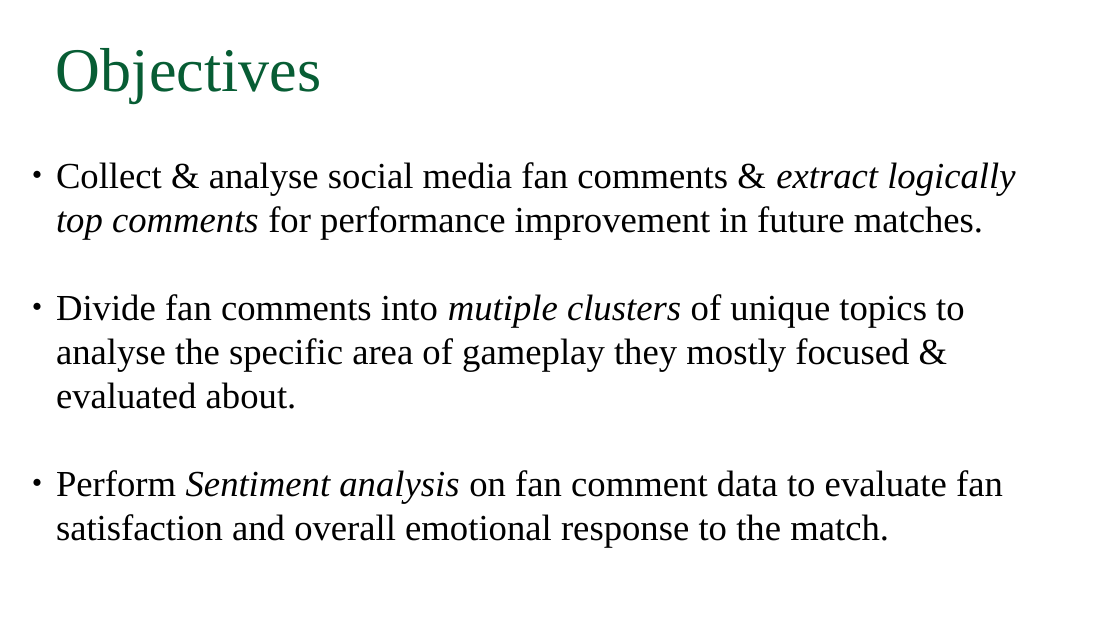
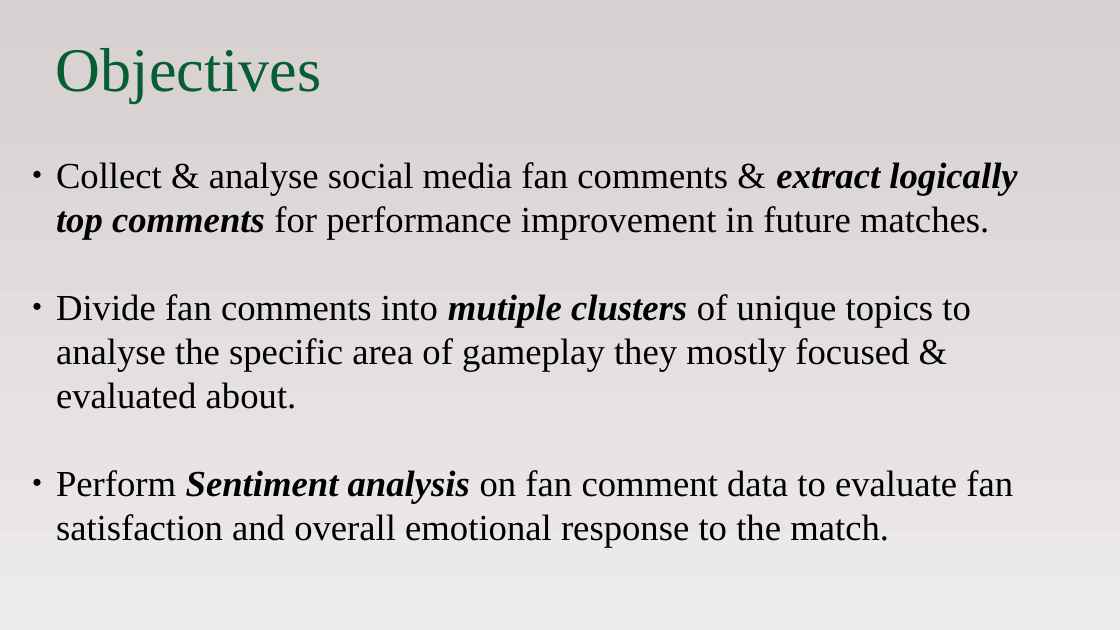
Before and after one commit to alfinwilliam/Sports-Match-Analysis-using-Social-Media-Mining, a slide deck: slide 9 of docs/projectppt.odp (slide 10 before the commit). Drawn at 1120x630 pixels with LibreOffice and Linux fonts; fonts in the diff are those of the drawing. Boxes give left, top, right and bottom in pixels: in the first picture for what was removed or moved away, otherwise in the second. Text is boxed around its words. In the diff, an @@ line names an element or a change of style, - is before the commit and + after.

```diff
--- a/docs/projectppt.odp
+++ b/docs/projectppt.odp
@@ background #FFFFFF to gradient #D6D0D0 to #EEEBEB @@
@@ subtitle "Collect & analyse social media ..." at bbox=[56, 162, 1017, 548]: bold on in "extract logically top comments", "mutiple clusters", "Sentiment analysis" @@
```
Also in this commit, not shown: 14 other slides changed, 13 slides added, 6 slides removed.
